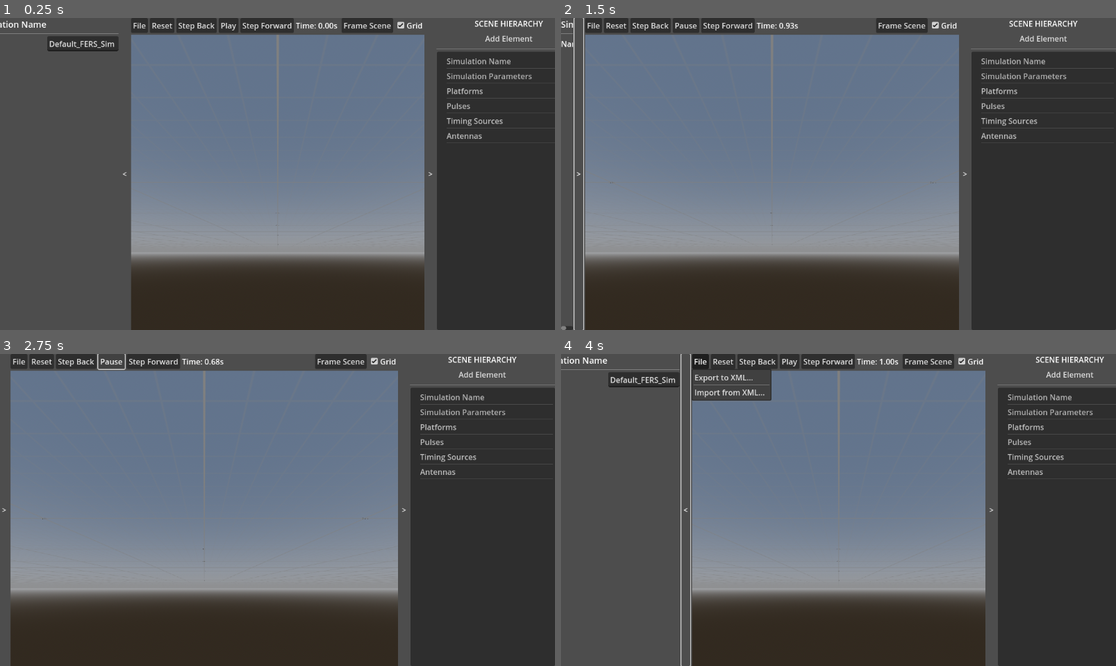
Above: before the commit, frames 1-4 (two rows, left to right).
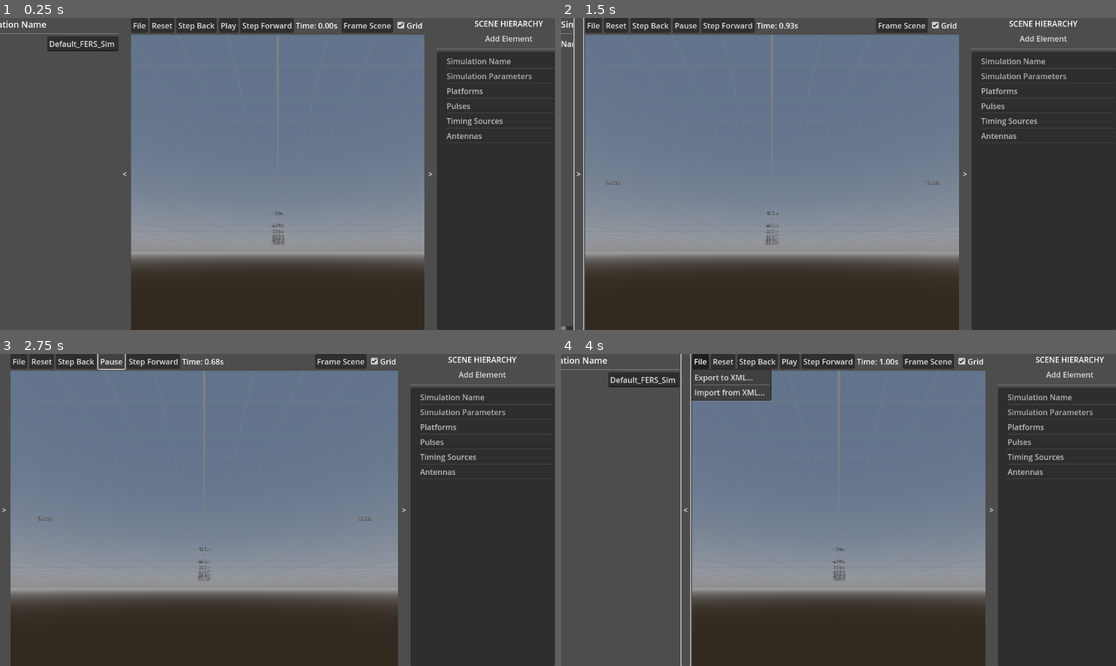
Above: after the commit, the same moments.

Repository: the-user-created/FERS_UI
Game: Godot game, scene res://scenes/main.tscn
The game is run twice, just before and just after one commit, with the same random seed, the same clock (stepped at 60 frames per second) and the same inputs.
Inputs:
- Up to frame 1 (0.25 s): no input
- Up to frame 2 (1.5 s): click "Play" at 0.5 s; click "<" at 1.25 s
- Up to frame 3 (2.75 s): click "Play" at 2 s
- Up to frame 4 (4 s): click ">" at 2.75 s; click "File" at 3.5 s

The runs differ from the first frame. In frame 1, less than 0.1% of the frame differs, in the area x 48-52%, y 61-73%; in frame 2, less than 0.1%, in the area x 7-69%, y 52-73%; in frame 3, less than 0.1%; in frame 4, less than 0.1%.

Commit message:
feat: implement camera-centric grid label generation with adaptive sizing

Diff:
--- a/scripts/views/world_3d_view.gd
+++ b/scripts/views/world_3d_view.gd
@@ -15,7 +15,7 @@
 @export var far_to_altitude_ratio: float = 100.0
 @export var near_to_far_ratio: float = 0.001
 @export_category("Display")
-@export var label_scale_factor: float = 0.0005 # Controls how large labels appear from a distance
+@export var perceptual_scale_factor: float = 0.04 # Controls perceptual size of labels.
 @export var boresight_lod_distance: float = 150.0 # Distance to switch from cone to line
 @export var boresight_length: float = 30.0 # Default length for boresight visuals
 @export_category("Grid")
@@ -23,10 +23,6 @@
 @export var major_grid_color: Color = Color(0.5, 0.5, 0.5, 1.0)
 @export var minor_grid_color: Color = Color(0.5, 0.5, 0.5, 0.25)
 @export var grid_line_width: float = 0.05
-
-@export_category("Grid Labels")
-@export var label_visible_radius: float = 2000.0
-@export var label_screen_padding: Vector2 = Vector2(8, 4) # Padding around labels for decluttering, in pixels (x, y)
 
 # --- ONREADY VARIABLES ---
 @onready var world_3d_root: Node3D = %world_3d_root
@@ -357,15 +353,14 @@
 
 # --- Boresight and LOD functions ---
 func _update_dynamic_view_elements() -> void:
-	var new_pixel_size = _camera_distance * label_scale_factor
+	var adaptive_scale = max(1.0, _camera_distance / boresight_lod_distance)
+	var cam_pos = camera.global_position
 
 	for node in get_tree().get_nodes_in_group("platforms"):
 		var platform_node = node as Area3D
 		if not is_instance_valid(platform_node): continue
 
 		# --- Adaptive Scaling for Visibility at Distance ---
-		var adaptive_scale = max(1.0, _camera_distance / boresight_lod_distance)
-
 		var sphere := platform_node.get_node_or_null("Sphere") as CSGSphere3D
 		if sphere:
 			sphere.scale = Vector3.ONE * adaptive_scale
@@ -382,25 +377,35 @@
 			if cone:
 				cone.visible = true # Always show the cone
 
-		# --- Adaptive Label Sizing (unaffected by transform scale) ---
-		var label: Label3D = platform_node.get_node_or_null("NameLabel")
-		if label:
-			label.pixel_size = new_pixel_size
+		# --- Per-label Sizing ---
+		var distance_to_cam = platform_node.global_position.distance_to(cam_pos)
+
+		var name_label: Label3D = platform_node.get_node_or_null("NameLabel")
+		if name_label:
+			var world_height = distance_to_cam * perceptual_scale_factor
+			name_label.pixel_size = world_height / name_label.font_size
+
 		var location_label: Label3D = platform_node.get_node_or_null("LocationLabel")
 		if location_label:
-			location_label.pixel_size = new_pixel_size * (48.0 / 64.0)
+			# Maintain relative size. Location label is smaller.
+			var world_height = (distance_to_cam * perceptual_scale_factor) * (48.0 / 64.0)
+			location_label.pixel_size = world_height / location_label.font_size
 
 	for node in get_tree().get_nodes_in_group("motion_paths"):
 		var motion_path_node = node as Node3D
-		if not is_instance_valid(motion_path_node): continue
-		# Scale motion path waypoint labels
 		for path_child in motion_path_node.get_children():
 			if path_child is Label3D:
-				path_child.pixel_size = new_pixel_size * (48.0 / 64.0)
+				var distance_to_cam = path_child.global_position.distance_to(cam_pos)
+				var world_height = (distance_to_cam * perceptual_scale_factor) * (48.0 / 64.0)
+				path_child.pixel_size = world_height / path_child.font_size
 
 	if grid_labels.visible:
 		for label in grid_labels.get_children():
-			(label as Label3D).pixel_size = new_pixel_size * (32.0 / 64.0)
+			var label_3d = label as Label3D
+			var distance_to_cam = label_3d.global_position.distance_to(cam_pos)
+			# Grid labels are smaller.
+			var world_height = (distance_to_cam * perceptual_scale_factor) * (32.0 / 64.0)
+			label_3d.pixel_size = world_height / label_3d.font_size
 
 
 func _get_beamwidth_from_antenna(antenna_data: Dictionary) -> float:
@@ -980,11 +985,12 @@
 
 			# --- LABEL UPDATE LOGIC ---
 			# Check if LOD changed or if camera panned more than one major grid line
-			var camera_pan_dist_sq := _target_position.distance_squared_to(_last_label_update_cam_pos)
+			var current_cam_xz_pos = camera.global_position * Vector3(1, 0, 1)
+			var camera_pan_dist_sq := current_cam_xz_pos.distance_squared_to(_last_label_update_cam_pos)
 			if major_spacing != _last_major_grid_spacing or camera_pan_dist_sq > (major_spacing * major_spacing):
 				_update_grid_labels(major_spacing)
 				_last_major_grid_spacing = major_spacing
-				_last_label_update_cam_pos = _target_position
+				_last_label_update_cam_pos = current_cam_xz_pos
 
 	_update_dynamic_view_elements()
 	_update_camera_transform()
@@ -1081,47 +1087,36 @@
 	for child in grid_labels.get_children():
 		child.queue_free()
 
-	if not show_grid or not is_instance_valid(_label_font):
+	if not show_grid or major_spacing <= 0.0:
 		return
 
-	var view_center_xz := _target_position * Vector3(1, 0, 1)
-	var drawn_label_rects: Array[Rect2] = []
-
-	# --- 1. Gather all potential labels within the visible radius ---
-	var potential_labels: Array[Dictionary] = []
-	var start_x: float = floor((view_center_xz.x - label_visible_radius) / major_spacing) * major_spacing
-	var end_x: float = ceil((view_center_xz.x + label_visible_radius) / major_spacing) * major_spacing
-	var start_z: float = floor((view_center_xz.z - label_visible_radius) / major_spacing) * major_spacing
-	var end_z: float = ceil((view_center_xz.z + label_visible_radius) / major_spacing) * major_spacing
-
-	# TODO: duplicated logic for the while loops and needs distance formatting
+	# --- Dynamic Label Generation based on Camera Position and Major Grid Spacing ---
+	# Find the camera's position projected onto the grid (XZ plane)
+	var camera_focus_point := Vector2(camera.global_position.x, camera.global_position.z)
+
+	# Find the closest major grid line to the camera for both axes
+	var center_grid_x = round(camera_focus_point.x / major_spacing) * major_spacing
+	var center_grid_z = round(camera_focus_point.y / major_spacing) * major_spacing # Vector2.y is world Z
+
+	# Define how many labels to draw in each direction from the center line
+	var labels_per_direction = 10
+
 	# Generate X-axis labels
-	var current_x: float = start_x
-	while current_x <= end_x:
-		if abs(current_x) > 0.001: # Avoid label at origin
-			var label_pos := Vector3(current_x, 0, 0)
-			var label_text := str(current_x) + "m"
-			potential_labels.append({"pos": label_pos, "text": label_text})
-		current_x += major_spacing
+	for i in range(-labels_per_direction, labels_per_direction + 1):
+		var x = center_grid_x + (i * major_spacing)
+		# Don't create a label at the origin, the axes lines handle that.
+		if abs(x) > 0.001:
+			var label_pos := Vector3(x, 0, 0)
+			var label_text := str(x) + "m"
+			_create_grid_label(label_pos, label_text)
 
 	# Generate Z-axis labels
-	var current_z: float = start_z
-	while current_z <= end_z:
-		if abs(current_z) > 0.001: # Avoid label at origin
-			var label_pos := Vector3(0, 0, current_z)
-			var label_text := str(current_z) + "m"
-			potential_labels.append({"pos": label_pos, "text": label_text})
-		current_z += major_spacing
-
-	# --- 2. Sort by priority (closer to camera is higher priority) ---
-	potential_labels.sort_custom(func(a, b):
-		return a.pos.distance_squared_to(camera.global_position) < b.pos.distance_squared_to(camera.global_position)
-	)
-
-	# --- 3. Process sorted labels, checking for screen-space collisions ---
-	var current_pixel_size = (_camera_distance * label_scale_factor) * (32.0 / 64.0)
-	for label_data in potential_labels:
-		_try_place_label(label_data, current_pixel_size, drawn_label_rects)
+	for i in range(-labels_per_direction, labels_per_direction + 1):
+		var z = center_grid_z + (i * major_spacing)
+		if abs(z) > 0.001:
+			var label_pos := Vector3(0, 0, z)
+			var label_text := str(z) + "m"
+			_create_grid_label(label_pos, label_text)
 
 
 func _create_grid_label(pos: Vector3, text: String) -> void:
@@ -1136,30 +1131,3 @@
 	label.billboard = BaseMaterial3D.BILLBOARD_ENABLED
 	label.position = pos
 	grid_labels.add_child(label)
-
-
-func _try_place_label(label_data: Dictionary, current_pixel_size: float, drawn_rects: Array[Rect2]) -> bool:
-	var pos: Vector3 = label_data.pos
-	var text: String = label_data.text
-
-	# Don't bother processing labels that are behind the camera.
-	if camera.is_position_behind(pos):
-		return false
-
-	var screen_pos: Vector2 = camera.unproject_position(pos)
-
-	# Estimate the label's bounding box on the screen.
-	var text_size: Vector2 = _label_font.get_string_size(text, HORIZONTAL_ALIGNMENT_LEFT, -1, _label_font_size)
-	var estimated_screen_size: Vector2 = text_size * current_pixel_size
-
-	var label_rect = Rect2(screen_pos - estimated_screen_size / 2.0, estimated_screen_size)\
-		.grow_individual(label_screen_padding.x, label_screen_padding.y, label_screen_padding.x, label_screen_padding.y)
-
-	# Check for collisions with already drawn labels.
-	for existing_rect in drawn_rects:
-		if label_rect.intersects(existing_rect):
-			return false # Collision detected, do not place this label.
-
-	drawn_rects.append(label_rect)
-	_create_grid_label(pos, text)
-	return true
